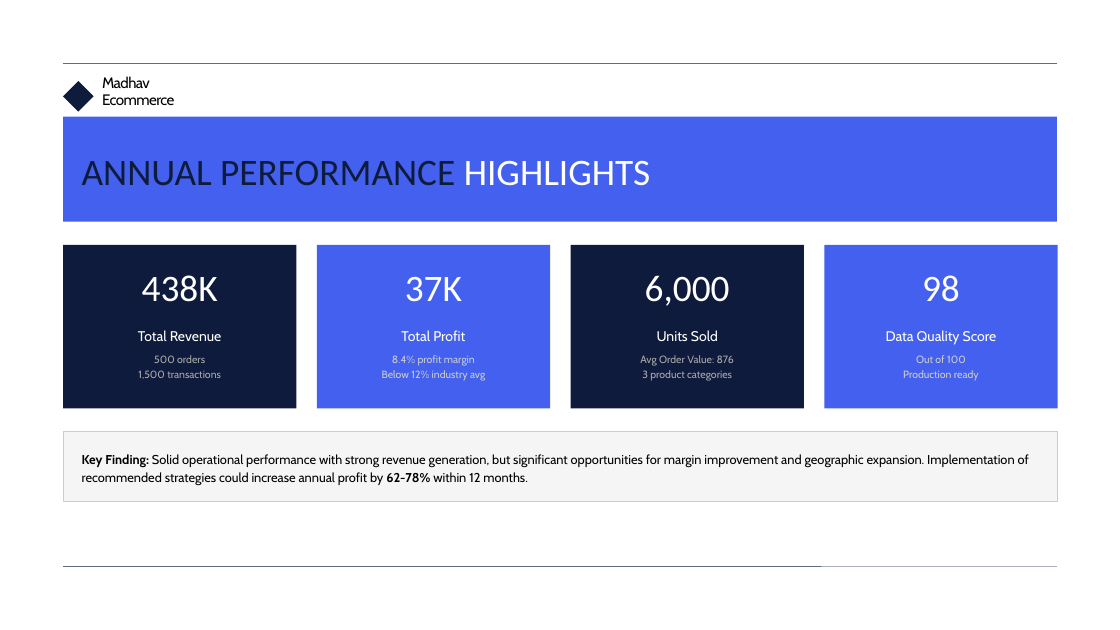
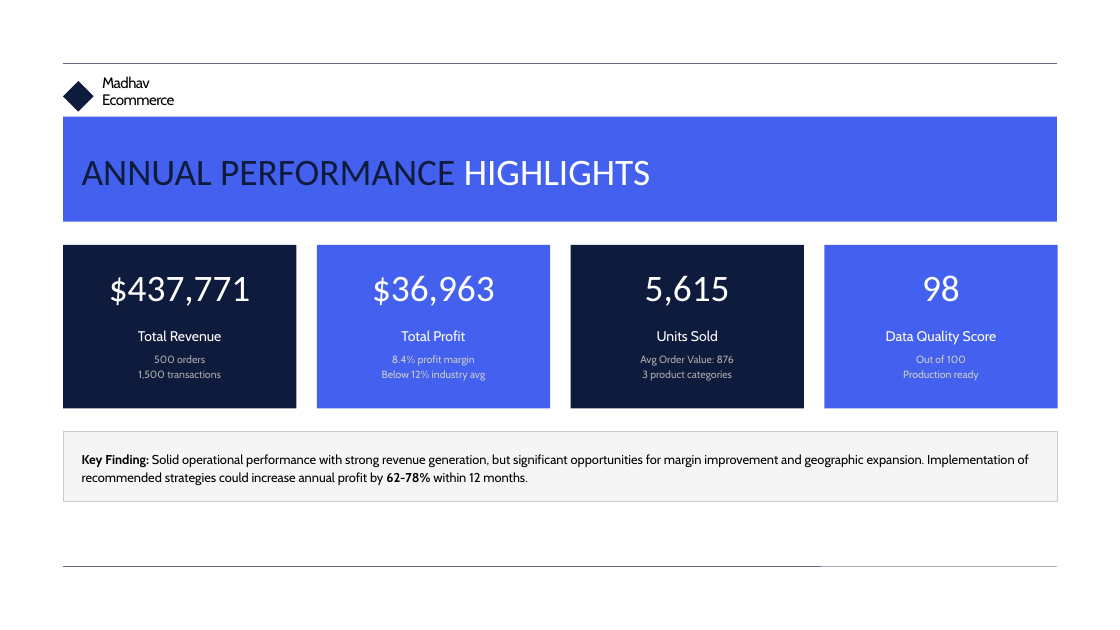
Before and after one commit to Riq-wq/ecommerce-sales-dashboard, a slide deck: slide 4 of Ecommerce Sales Dashboard Analysis.pptx. Drawn at 1120x630 pixels with LibreOffice and Linux fonts; fonts in the diff are those of the drawing. Boxes give left, top, right and bottom in pixels: in the first picture for what was removed or moved away, otherwise in the second. Text is boxed around its words. In the diff, an @@ line names an element or a change of style, - is before the commit and + after.

```diff
--- a/Ecommerce Sales Dashboard Analysis.pptx
+++ b/Ecommerce Sales Dashboard Analysis.pptx
@@ text at (x1=109, y1=276, x2=251, y2=306): text changed @@
-438K
+$437,771
@@ text at (x1=372, y1=275, x2=495, y2=306): text changed @@
-37K
+$36,963
@@ text at (x1=645, y1=275, x2=730, y2=306): text changed @@
-6,000
+5,615
```
Also in this commit, not shown: 7 other slides changed.
